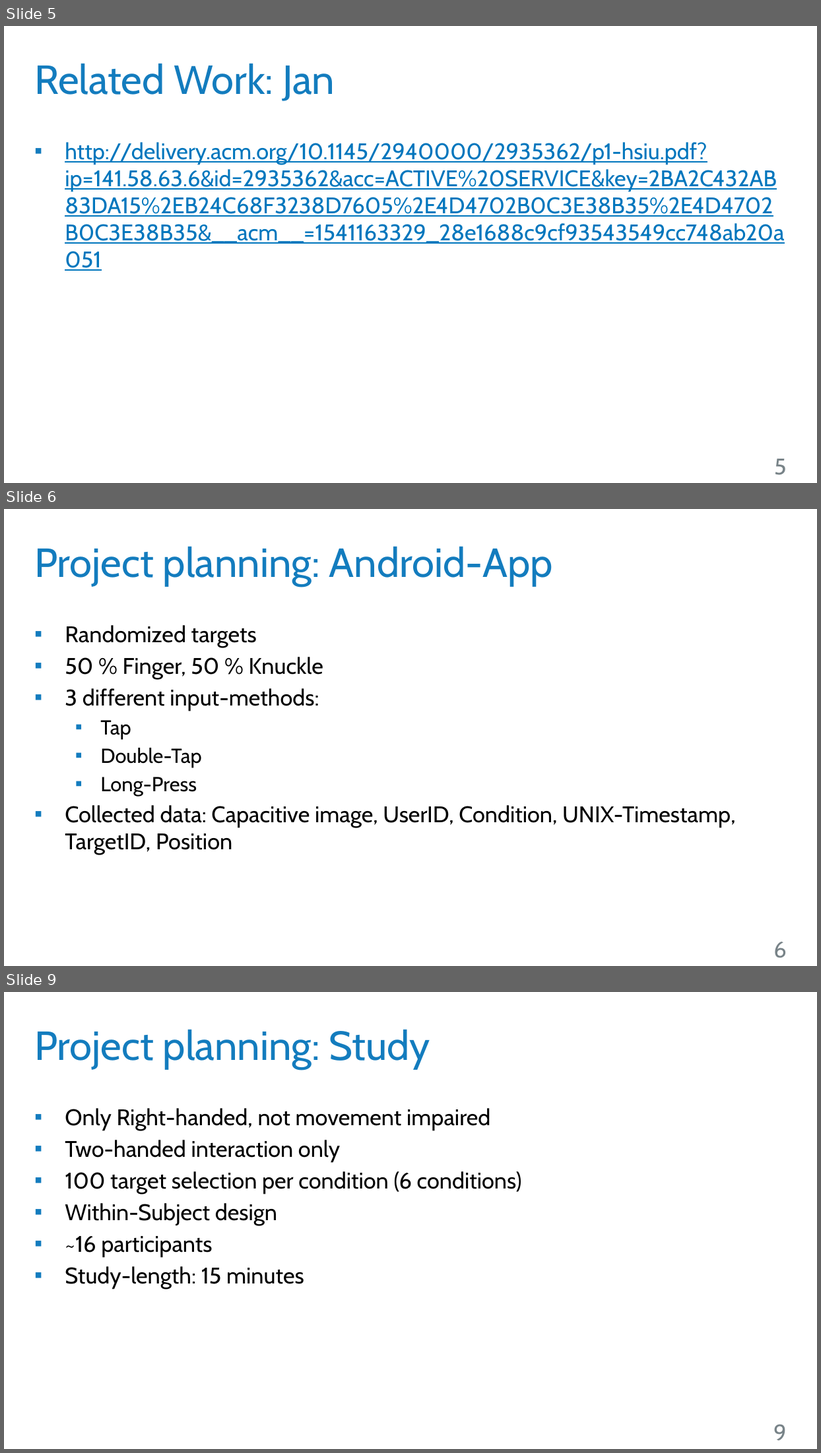
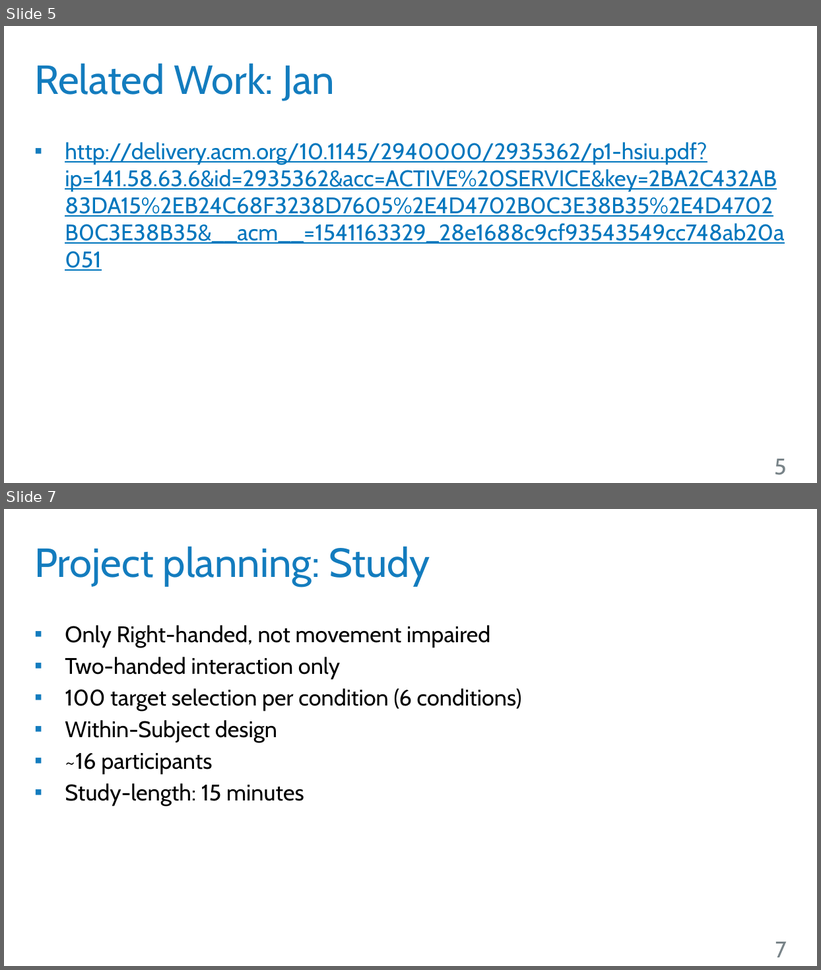
Before and after one commit to robsch94/FaPraKnuckleInput, a slide deck: FirstPresentation_Jan.pptx. Shown one above the other, each under a label of ours: slides 5, 6 and 9 before the commit, slides 5 and 7 after it; the slides between them are not shown. The pictures are 821x1453 and 821x970 pixels, drawn with LibreOffice and Linux fonts; fonts in the diff are those of the drawing; background and template pictures are left out. Boxes give left, top, right and bottom in pixels: in the first picture for what was removed or moved away, otherwise in the second. Text is boxed around its words. In the diff, an @@ line names an element or a change of style, - is before the commit and + after.

```diff
--- a/FirstPresentation_Jan.pptx
+++ b/FirstPresentation_Jan.pptx
@@ slide 6 removed at (x1=4, y1=509, x2=817, y2=966), background #FFFFFF @@
@@ title removed at (x1=34, y1=546, x2=553, y2=586) @@
-Project planning: Android-App
@@ text removed at (x1=65, y1=625, x2=736, y2=855) @@
-▪ Randomized targets
-▪ 50 % Finger, 50 % Knuckle
-▪ 3 different input-methods:
-  ▪ Tap
-  ▪ Double-Tap
-  ▪ Long-Press
-▪ Collected data: Capacitive image, UserID, Condition, UNIX-Timestamp, TargetID, Position
@@ page number removed at (x1=774, y1=942, x2=786, y2=958) @@
-6
@@ what was slide 9 is now slide 7 @@
@@ page number at (x1=776, y1=942, x2=787, y2=958): text changed @@
-9
+7
```
Also in this commit, not shown: 1 slide changed, 1 other slide removed.
